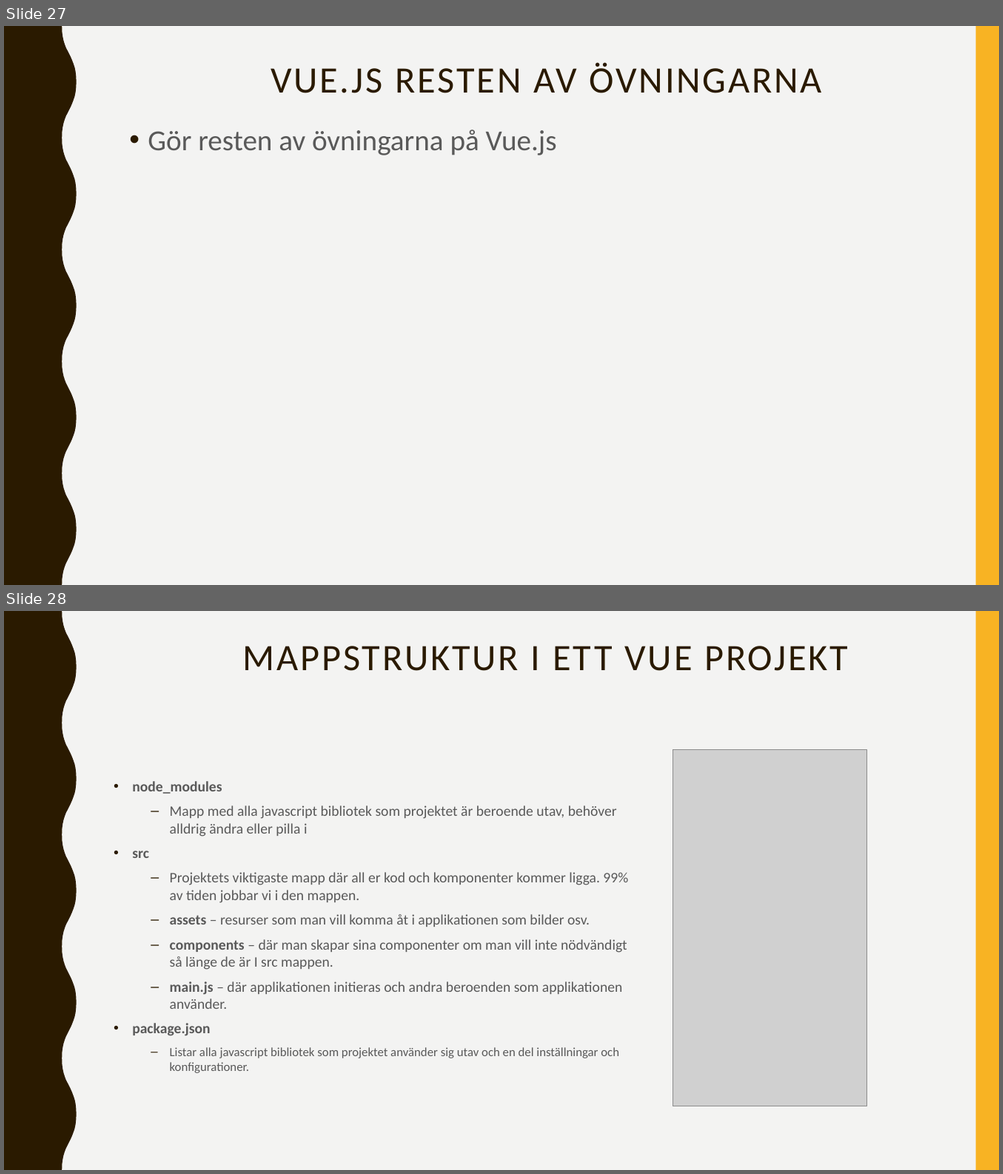
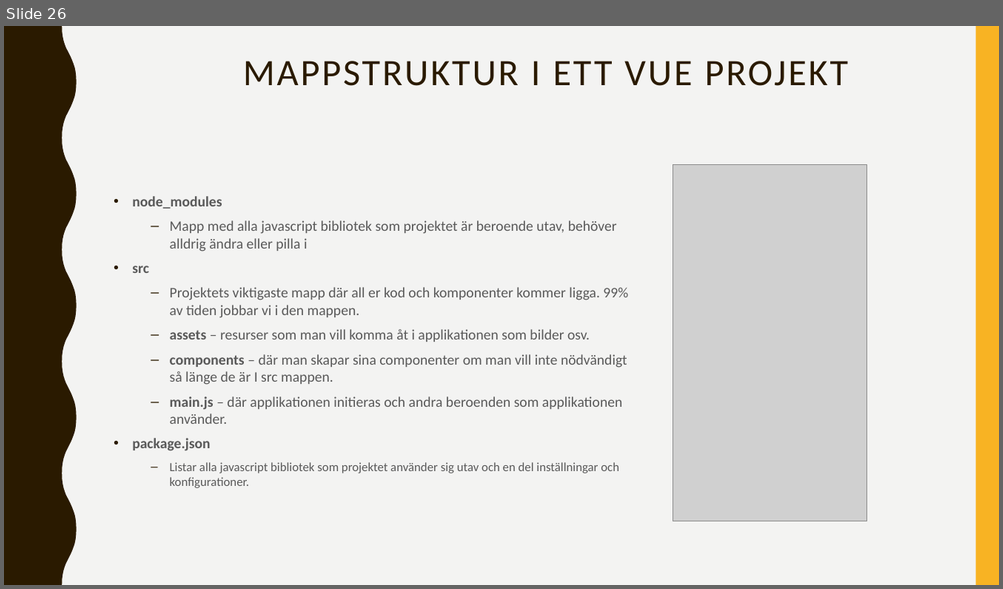
Before and after one commit to abbjetmus/programmering, a slide deck: Vue/Vue.pptx. Shown one above the other, each under a label of ours: slides 27 and 28 before the commit, slide 26 after it. The pictures are 1003x1174 and 1003x589 pixels, drawn with LibreOffice and Linux fonts; fonts in the diff are those of the drawing; grey boxes stand for pictures. Boxes give left, top, right and bottom in pixels: in the first picture for what was removed or moved away, otherwise in the second. Text is boxed around its words. In the diff, an @@ line names an element or a change of style, - is before the commit and + after.

```diff
--- a/Vue/Vue.pptx
+++ b/Vue/Vue.pptx
@@ slide 27 removed at [4,26,999,585], background #F3F3F2; not listed: 2 template elements that a slide beside it also shows @@
@@ title removed at [270,62,822,93] @@
-VUE.JS RESTEN AV ÖVNINGARNA
@@ text removed at [148,130,557,156] @@
-• Gör resten av övningarna på Vue.js
@@ what was slide 28 is now slide 26 @@
```
Also in this commit, not shown: 6 slides changed, 1 slide added, 2 other slides removed, 2 other files.
